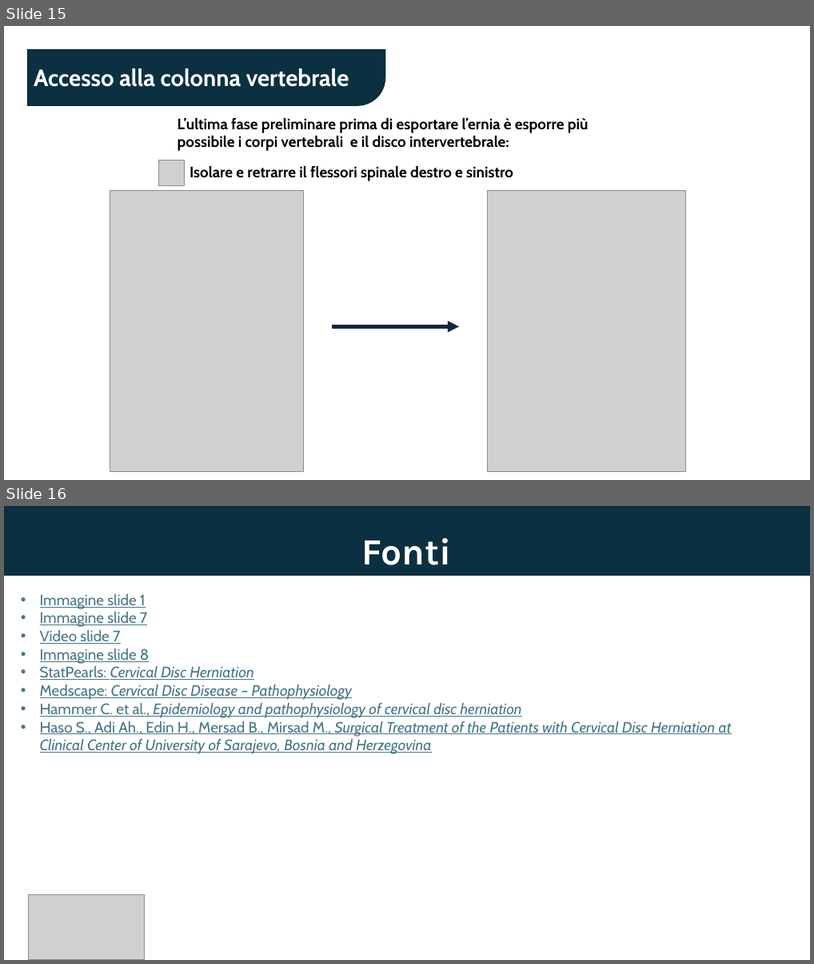
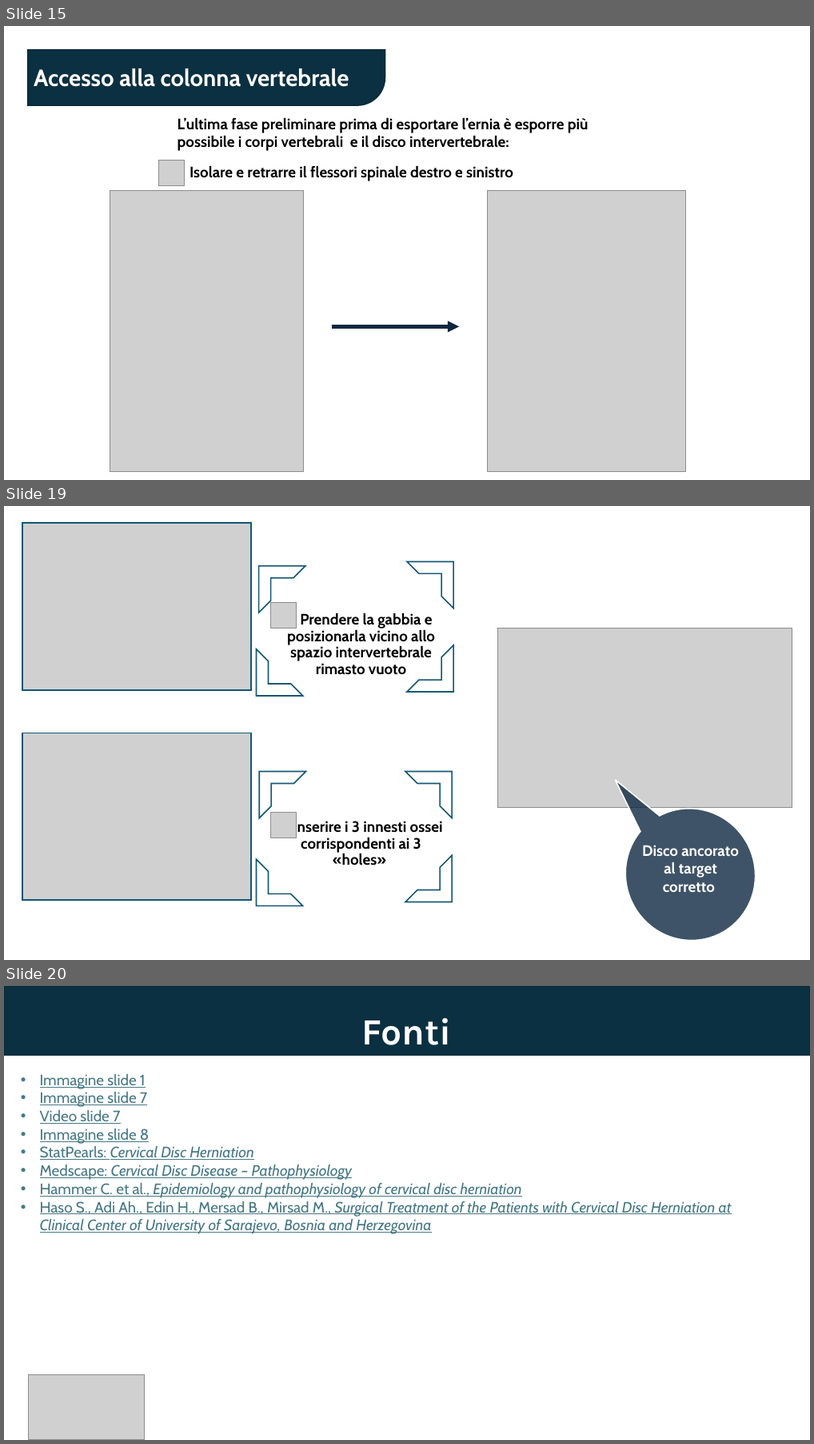
Before and after one commit to EmilioLeo/Project_AI2-virtual-interaction-with-digital-phantom-for-surgical-training, a slide deck: Progetto AI2.pptx. Shown one above the other, each under a label of ours: slides 15 and 16 before the commit, slides 15, 19 and 20 after it; the slides between them are not shown. The pictures are 814x964 and 814x1444 pixels, drawn with LibreOffice and Linux fonts; fonts in the diff are those of the drawing; grey boxes stand for pictures. Boxes give left, top, right and bottom in pixels: in the first picture for what was removed or moved away, otherwise in the second. Text is boxed around its words. In the diff, an @@ line names an element or a change of style, - is before the commit and + after.

```diff
--- a/Progetto AI2.pptx
+++ b/Progetto AI2.pptx
@@ slide 19 added at [4,506,810,960], background #FFFFFF @@
@@ picture added at [270,602,297,628] @@
@@ group added at [22,523,454,696]: 4 half frames, 1 picture, 1 text @@
+Prendere la gabbia e posizionarla vicino allo spazio intervertebrale rimasto vuoto
@@ picture added at [498,628,792,808] @@
@@ speech bubble added at [604,787,778,960], fill #0E2841 at 80% opacity, outline #FFFFFF 1.5 pt @@
@@ picture added at [270,812,297,838] @@
@@ group added at [22,733,452,906]: 4 half frames, 1 picture, 1 text @@
+Inserire i 3 innesti ossei corrispondenti ai 3 «holes»
@@ text added at [642,844,739,892], 18 pt, text #FFFFFF, bold @@
+Disco ancorato al target corretto
@@ what was slide 16 is now slide 20 @@
```
Also in this commit, not shown: 3 other slides added.
